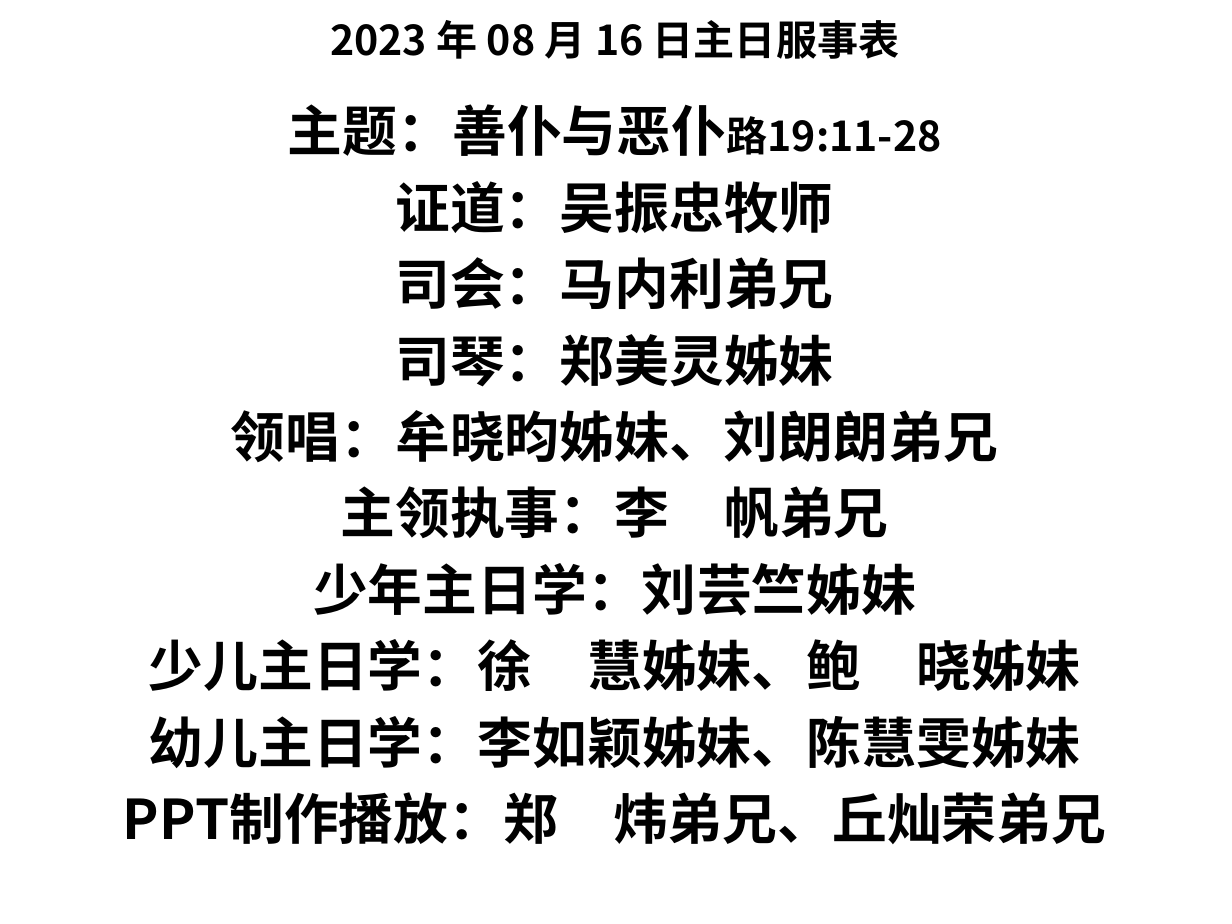
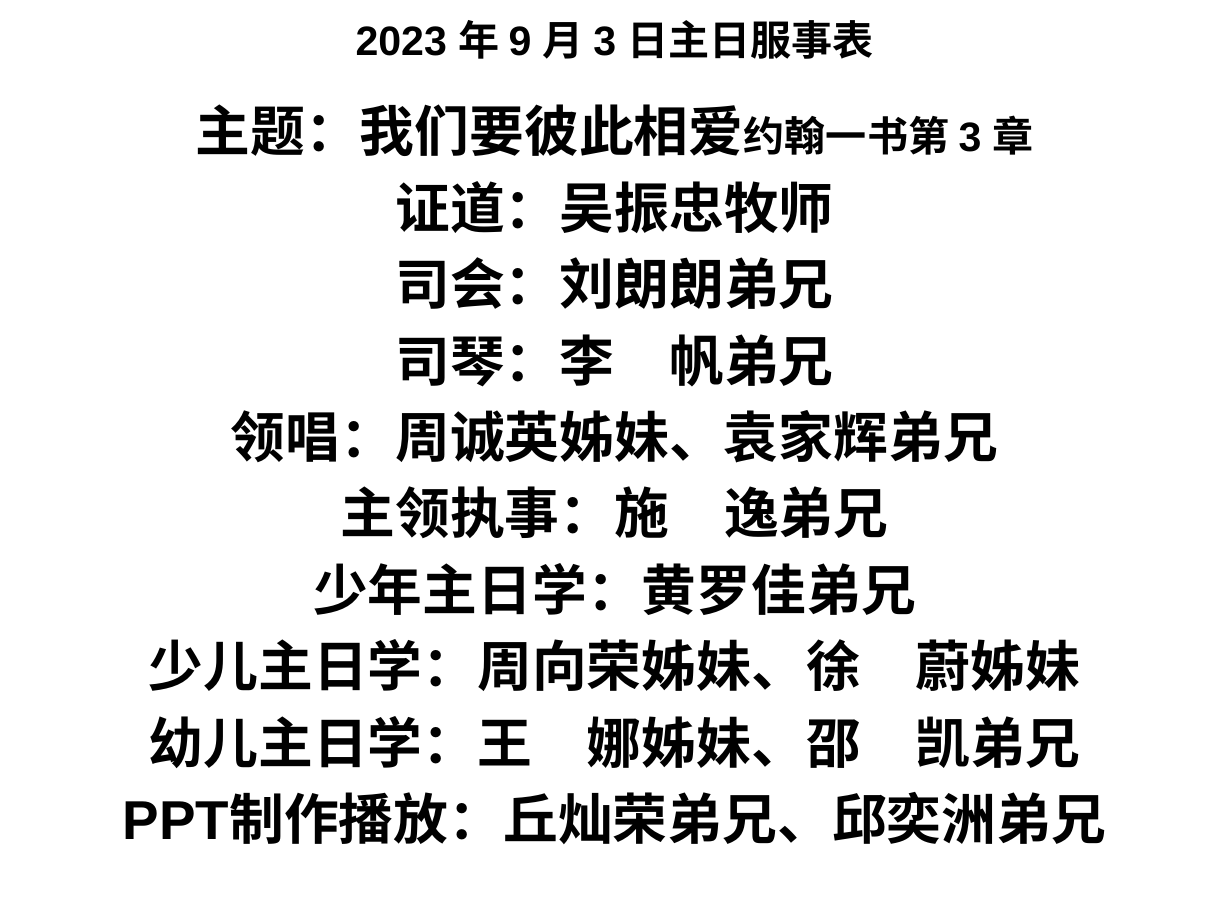
Before and after one commit to jackey-qiu/pyworship, a slide deck: slide 16 of 2023-09-03.pptx (slide 17 before the commit). Drawn at 1232x924 pixels with LibreOffice and Linux fonts; fonts in the diff are those of the drawing; background and template pictures are left out. Boxes give left, top, right and bottom in pixels: in the first picture for what was removed or moved away, otherwise in the second. Text is boxed around its words. In the diff, an @@ line names an element or a change of style, - is before the commit and + after.

```diff
--- a/2023-09-03.pptx
+++ b/2023-09-03.pptx
@@ text at box(356, 20, 874, 59): text changed; font Noto Sans CJK SC to Arial @@
-2023 年 08 月 16 日主日服事表
+2023 年 9 月 3 日主日服事表
@@ text at box(196, 104, 1034, 156): text changed; size 24 to 32 pt; font Noto Sans CJK SC to Arial @@
-主题：善仆与恶仆路19:11-28
+主题：我们要彼此相爱约翰一书第 3 章
@@ text at box(123, 257, 1106, 844): text changed; font Noto Sans CJK SC to Arial @@
-司会：马内利弟兄
-司琴：郑美灵姊妹
-领唱：牟晓昀姊妹、刘朗朗弟兄
-主领执事：李 帆弟兄
-少年主日学：刘芸竺姊妹
-少儿主日学：徐 慧姊妹、鲍 晓姊妹
-幼儿主日学：李如颖姊妹、陈慧雯姊妹
-PPT制作播放：郑 炜弟兄、丘灿荣弟兄
+司会：刘朗朗弟兄
+司琴：李 帆弟兄
+领唱：周诚英姊妹、袁家辉弟兄
+主领执事：施 逸弟兄
+少年主日学：黄罗佳弟兄
+少儿主日学：周向荣姊妹、徐 蔚姊妹
+幼儿主日学：王 娜姊妹、邵 凯弟兄
+PPT制作播放：丘灿荣弟兄、邱奕洲弟兄
```
Also in this commit, not shown: 38 other slides changed, 82 slides added, 64 slides removed, 14 other files.
